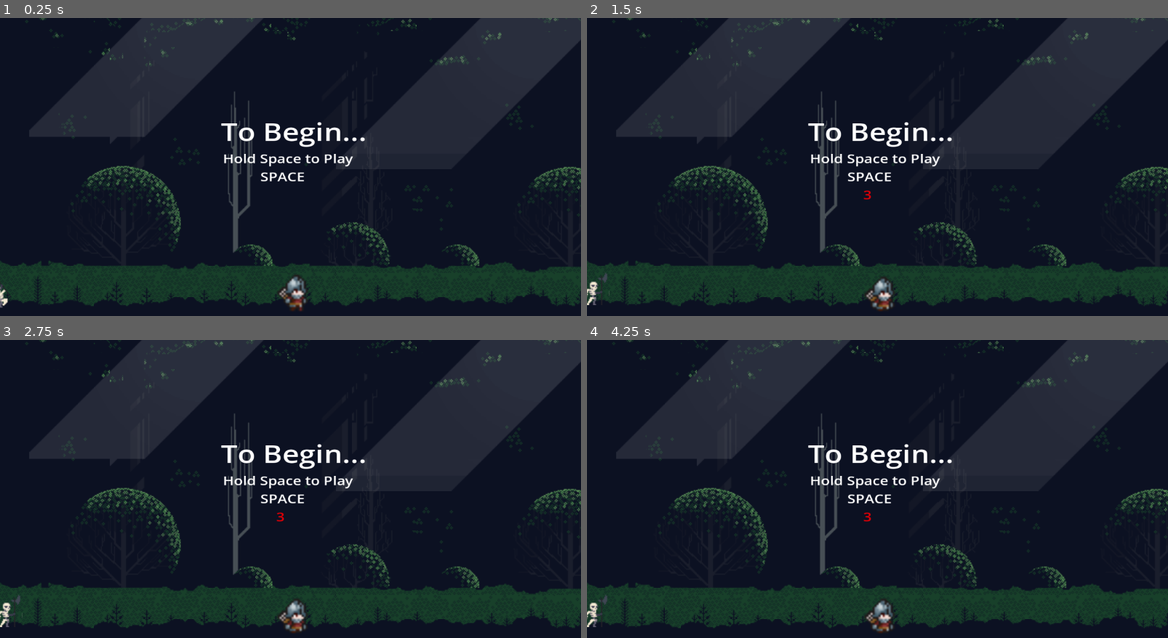
Above: before the commit, frames 1-4 (two rows, left to right).
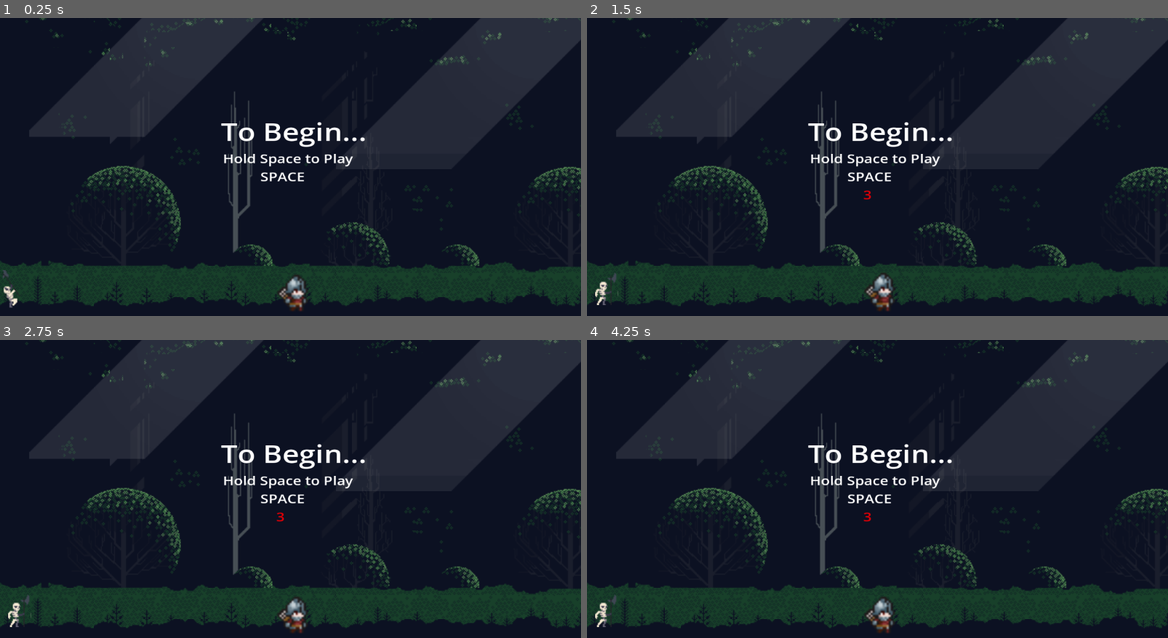
Above: after the commit, the same moments.

Repository: Peterb15/OneButtonGame
Game: Godot game, scene res://main.tscn
Same seed, same stepped clock (60 frames per second), same inputs: the game is played once before the commit and once after it.
Inputs:
- Up to frame 1 (0.25 s): no input
- Up to frame 2 (1.5 s): tap Enter (ui_accept) at 0.5, 1.35 s; hold Enter (ui_accept) 0.53-1.28 s; tap Space (ui_select) at 0.6 s
- Up to frame 3 (2.75 s): tap Enter (ui_accept) at 1.52, 1.82 s; tap Space (ui_select) at 1.55, 2.1 s; hold Enter (ui_accept) from 2.03 s (still down)
- Up to frame 4 (4.25 s): release Enter (ui_accept) at 2.78 s; tap Space (ui_select) at 2.85 s; tap Enter (ui_accept) at 3.02, 3.32 s; hold Enter (ui_accept) from 3.53 s (still down)

The runs differ from the first frame. In frame 1, 0.2% of the frame differs, in the area x 0-4%, y 84-98%; in frame 2, 0.6%, in the area x 0-53%, y 85-99%; in frame 3, 0.5%; in frame 4, 0.5%.

Commit message:
completed animations and added music and SFX

Diff:
--- /dev/null
+++ b/Mixer.tres
@@ -0,0 +1,15 @@
+[gd_resource type="AudioBusLayout" format=3 uid="uid://cb6i8xf0yrnwl"]
+
+[resource]
+bus/1/name = &"Music"
+bus/1/solo = false
+bus/1/mute = false
+bus/1/bypass_fx = false
+bus/1/volume_db = -12.9785
+bus/1/send = &"Master"
+bus/2/name = &"SFX"
+bus/2/solo = false
+bus/2/mute = false
+bus/2/bypass_fx = false
+bus/2/volume_db = -0.328256
+bus/2/send = &"Master"
--- a/main.gd
+++ b/main.gd
@@ -8,18 +8,26 @@
 var death = false
 var victory = false
 
+
 func _process(delta):
 	if Input.is_action_pressed("ui_accept") && begin == true: # "ui_accept" is mapped to space bar by default
+		#if $Countdown_SFX.playing == false:
+			#$Countdown_SFX.play()
 		if $Camera2D/Countdown.visible == false:
 			$Camera2D/Countdown.visible = true
 		if space_hold_time >= 1.0 && space_hold_time < 2.0:
 			$Camera2D/Countdown.text = "2"
+		if $Countdown_SFX.playing == false:
+			$Countdown_SFX.play()
 		if space_hold_time >= 2.0 && space_hold_time < 3.0:
 			$Camera2D/Countdown.text = "1"
+			if $Countdown_SFX.playing == false:
+				$Countdown_SFX.play()
 		space_hold_time  += delta
 		print(space_hold_time)
 		if space_hold_time >= hold_duration:
 			$Camera2D/Countdown.text = "3"
+			$Start_SFX.play()
 			print("Space bar held for 3 seconds")
 			space_hold_time = 0.0 # Reset or handle as needed
 			$Camera2D/Begin.visible = false
@@ -31,16 +39,23 @@
 			begin = false
 			$Camera2D/AnimationPlayer.play("camera_movement")
 			$Camera2D/Countdown.visible = false
+			$Idle_Music.stop()
+			$Run_Music.play()
 	elif Input.is_action_pressed("ui_accept") && defeat == true: # "ui_accept" is mapped to space bar by default
 		if $Camera2D/Countdown.visible == false:
 			$Camera2D/Countdown.visible = true
 		if space_hold_time >= 1.0 && space_hold_time < 2.0:
 			$Camera2D/Countdown.text = "2"
+			if $Countdown_SFX.playing == false:
+				$Countdown_SFX.play()
 		if space_hold_time >= 2.0 && space_hold_time < 3.0:
 			$Camera2D/Countdown.text = "1"
+			if $Countdown_SFX.playing == false:
+				$Countdown_SFX.play()
 		space_hold_time  += delta
 		print(space_hold_time)
 		if space_hold_time >= hold_duration:
+			$Start_SFX.play()
 			$Camera2D/Countdown.text = "3"
 			get_tree().reload_current_scene()
 			defeat = false
@@ -49,22 +64,29 @@
 			$Camera2D/Countdown.visible = true
 		if space_hold_time >= 1.0 && space_hold_time < 2.0:
 			$Camera2D/Countdown.text = "2"
+			if $Countdown_SFX.playing == false:
+				$Countdown_SFX.play()
 		if space_hold_time >= 2.0 && space_hold_time < 3.0:
 			$Camera2D/Countdown.text = "1"
+			if $Countdown_SFX.playing == false:
+				$Countdown_SFX.play()
 		space_hold_time  += delta
 		print(space_hold_time)
 		if space_hold_time >= hold_duration:
+			$Start_SFX.play()
 			$Camera2D/Countdown.text = "3"
 			victory = false
 			get_tree().reload_current_scene()
 	else:
 		space_hold_time = 0.0 # Reset when the key is released
+		$Camera2D/Countdown.text = "3"
 
 	if($Player.hp == 0):
 		defeat = true
 		$Camera2D/AnimationPlayer.pause()
 		if death == false:
 			$Player/AnimatedSprite2D.play("death")
+			$Player_Death.play()
 			death = true
 			$deathTimer.start()
 
@@ -73,11 +95,19 @@
 		$Camera2D/Defeat.visible = true
 		$Camera2D/Instructions.visible = true
 		$Camera2D/Space.visible = true
+		if $Run_Music.playing == true:
+			$Run_Music.stop()
+			await $Run_Music.playing == false
+			$Idle_Music.play(0.0)
 
 	if victory == true:
 		$Camera2D/Victory.visible = true
 		$Camera2D/Instructions.visible = true
 		$Camera2D/Space.visible = true
+		if $Run_Music.playing == true:
+			$Run_Music.stop()
+			$Idle_Music.play()
+
 
 
 func _on_death_timer_timeout() -> void:
@@ -92,4 +122,6 @@
 		victory = true
 		$Skeleton.enemy_chase_speed = 0
 		$Player.move_speed = 4000
+		$Skeleton/AnimatedSprite2D.play("default")
+		$Victory_SFX.play()
 	pass # Replace with function body.
--- a/main.tscn
+++ b/main.tscn
@@ -1,10 +1,31 @@
-[gd_scene load_steps=10 format=3 uid="uid://c2k6bm4a6icjm"]
+[gd_scene load_steps=16 format=3 uid="uid://c2k6bm4a6icjm"]
 
 [ext_resource type="PackedScene" uid="uid://c7wkv2fy1g82o" path="res://scenes/Player.tscn" id="1_vb14k"]
 [ext_resource type="Script" path="res://main.gd" id="1_ydauw"]
 [ext_resource type="PackedScene" uid="uid://dmq3rkidytpfr" path="res://scenes/Ground.tscn" id="2_m6wnl"]
 [ext_resource type="PackedScene" uid="uid://uugqmiym0vev" path="res://scenes/forest.tscn" id="3_xc7pq"]
 [ext_resource type="PackedScene" uid="uid://cea171bvv5f7q" path="res://scenes/skeleton.tscn" id="4_2dytc"]
+[ext_resource type="AudioStream" uid="uid://lkx3jqcd54dg" path="res://assets/Minifantasy_Dungeon_Music/Music/Goblins_Den_(Regular).wav" id="6_btyu5"]
+[ext_resource type="AudioStream" uid="uid://cc2ihuhuv5pnh" path="res://assets/SFX_Used/01_chest_open_2.wav" id="6_ent6u"]
+[ext_resource type="AudioStream" uid="uid://ds5x14ug2qgbj" path="res://assets/SFX_Used/02_chest_close_1.wav" id="7_48uc8"]
+[ext_resource type="AudioStream" uid="uid://bl8uro7lp0egm" path="res://assets/Minifantasy_Dungeon_Music/Music/Goblins_Dance_(Battle).wav" id="7_yuco8"]
+[ext_resource type="AudioStream" uid="uid://c0wulcrerp5av" path="res://assets/SFX_Used/14_human_death_spin.wav" id="10_th0ji"]
+[ext_resource type="AudioStream" uid="uid://ijvhbsw6qupl" path="res://assets/SFX_Used/brass-fanfare-reverberated-146263.mp3" id="11_8clox"]
+
+[sub_resource type="Animation" id="Animation_emgrh"]
+length = 0.001
+tracks/0/type = "value"
+tracks/0/imported = false
+tracks/0/enabled = true
+tracks/0/path = NodePath(".:position")
+tracks/0/interp = 1
+tracks/0/loop_wrap = true
+tracks/0/keys = {
+"times": PackedFloat32Array(0),
+"transitions": PackedFloat32Array(1),
+"update": 0,
+"values": [Vector2(157, -19)]
+}
 
 [sub_resource type="Animation" id="Animation_vaa23"]
 resource_name = "camera_movement"
@@ -20,21 +41,6 @@
 "transitions": PackedFloat32Array(1, 1),
 "update": 0,
 "values": [Vector2(157, -19), Vector2(2360, -19)]
-}
-
-[sub_resource type="Animation" id="Animation_emgrh"]
-length = 0.001
-tracks/0/type = "value"
-tracks/0/imported = false
-tracks/0/enabled = true
-tracks/0/path = NodePath(".:position")
-tracks/0/interp = 1
-tracks/0/loop_wrap = true
-tracks/0/keys = {
-"times": PackedFloat32Array(0),
-"transitions": PackedFloat32Array(1),
-"update": 0,
-"values": [Vector2(157, -19)]
 }
 
 [sub_resource type="AnimationLibrary" id="AnimationLibrary_fjmw1"]
@@ -62,7 +68,7 @@
 position = Vector2(250, 70)
 
 [node name="Skeleton" parent="." instance=ExtResource("4_2dytc")]
-position = Vector2(-122, -12)
+position = Vector2(-112, -12)
 
 [node name="Camera2D" type="Camera2D" parent="."]
 position = Vector2(157, -19)
@@ -146,5 +152,35 @@
 position = Vector2(-38.5, 0)
 shape = SubResource("RectangleShape2D_jrshw")
 
+[node name="Idle_Music" type="AudioStreamPlayer2D" parent="."]
+stream = ExtResource("6_btyu5")
+autoplay = true
+bus = &"Music"
+
+[node name="Run_Music" type="AudioStreamPlayer2D" parent="."]
+stream = ExtResource("7_yuco8")
+bus = &"Music"
+
+[node name="Start_SFX" type="AudioStreamPlayer2D" parent="."]
+position = Vector2(0.000244141, -1.90735e-06)
+stream = ExtResource("7_48uc8")
+volume_db = 1.0
+bus = &"SFX"
+
+[node name="Countdown_SFX" type="AudioStreamPlayer2D" parent="."]
+position = Vector2(0.000244141, -1.90735e-06)
+stream = ExtResource("6_ent6u")
+volume_db = 1.0
+bus = &"SFX"
+
+[node name="Player_Death" type="AudioStreamPlayer2D" parent="."]
+position = Vector2(0.000244141, -1.90735e-06)
+stream = ExtResource("10_th0ji")
+bus = &"SFX"
+
+[node name="Victory_SFX" type="AudioStreamPlayer2D" parent="."]
+stream = ExtResource("11_8clox")
+bus = &"Music"
+
 [connection signal="timeout" from="deathTimer" to="." method="_on_death_timer_timeout"]
 [connection signal="body_entered" from="VictoryDetection" to="." method="_on_victory_detection_body_entered"]
--- a/project.godot
+++ b/project.godot
@@ -15,6 +15,10 @@
 config/features=PackedStringArray("4.3", "GL Compatibility")
 config/icon="res://icon.svg"
 
+[audio]
+
+buses/default_bus_layout=""
+
 [dotnet]
 
 project/assembly_name="OneButtonGame"
--- a/scenes/Player.tscn
+++ b/scenes/Player.tscn
@@ -1,9 +1,10 @@
-[gd_scene load_steps=26 format=3 uid="uid://c7wkv2fy1g82o"]
+[gd_scene load_steps=27 format=3 uid="uid://c7wkv2fy1g82o"]
 
 [ext_resource type="Script" path="res://scripts/player.gd" id="1_37k4i"]
 [ext_resource type="Texture2D" uid="uid://7fsita5b1glv" path="res://assets/Tiny RPG Character Asset Pack v1.03 -Free Soldier&Orc/Characters(100x100)/Soldier/Soldier/Soldier-Death.png" id="2_t2x2a"]
 [ext_resource type="Texture2D" uid="uid://btmhp1afew3fu" path="res://assets/Tiny RPG Character Asset Pack v1.03 -Free Soldier&Orc/Characters(100x100)/Soldier/Soldier/Soldier.png" id="2_wxda7"]
 [ext_resource type="Texture2D" uid="uid://bb7yr5o2kn8ht" path="res://assets/Tiny RPG Character Asset Pack v1.03 -Free Soldier&Orc/Characters(100x100)/Soldier/Soldier/Soldier-Walk.png" id="3_6y0rw"]
+[ext_resource type="AudioStream" uid="uid://boumyns5bkay2" path="res://assets/SFX_Used/15_human_dash_1.wav" id="5_f5nhb"]
 
 [sub_resource type="RectangleShape2D" id="RectangleShape2D_fs1kr"]
 size = Vector2(53, 74)
@@ -183,4 +184,10 @@
 frame = 3
 frame_progress = 1.0
 
+[node name="Player_Running" type="AudioStreamPlayer2D" parent="."]
+stream = ExtResource("5_f5nhb")
+volume_db = -3.0
+pitch_scale = 2.03
+bus = &"SFX"
+
 [connection signal="timeout" from="Timer" to="." method="_on_timer_timeout"]
--- a/scenes/skeleton.tscn
+++ b/scenes/skeleton.tscn
@@ -1,9 +1,11 @@
-[gd_scene load_steps=50 format=3 uid="uid://cea171bvv5f7q"]
+[gd_scene load_steps=52 format=3 uid="uid://cea171bvv5f7q"]
 
 [ext_resource type="Script" path="res://scripts/skeleton.gd" id="1_t0sfo"]
 [ext_resource type="Texture2D" uid="uid://bbrcam0jf0prb" path="res://assets/Skeleton/Sprite Sheets/Skeleton Idle.png" id="2_7tlwl"]
 [ext_resource type="Texture2D" uid="uid://c6wy6r2bpxme2" path="res://assets/Skeleton/Sprite Sheets/Skeleton Attack.png" id="3_575f0"]
 [ext_resource type="Texture2D" uid="uid://cl5td3kd1g42w" path="res://assets/Skeleton/Sprite Sheets/Skeleton Walk.png" id="4_ttv6g"]
+[ext_resource type="AudioStream" uid="uid://xo0dkyfcd17r" path="res://assets/SFX_Used/19_orc_charging_loop.wav" id="5_ac2xn"]
+[ext_resource type="AudioStream" uid="uid://crylqvd0h7qqp" path="res://assets/SFX_Used/20_orc_special_atk.wav" id="6_64jdg"]
 
 [sub_resource type="RectangleShape2D" id="RectangleShape2D_15rns"]
 size = Vector2(22, 33)
@@ -331,9 +333,10 @@
 shape = SubResource("RectangleShape2D_15rns")
 
 [node name="AnimatedSprite2D" type="AnimatedSprite2D" parent="."]
-position = Vector2(1, -7)
+position = Vector2(0.5, -7)
+scale = Vector2(0.958333, 1)
 sprite_frames = SubResource("SpriteFrames_ho76v")
-animation = &"hit"
+frame_progress = 0.529726
 
 [node name="DetectionRange" type="Area2D" parent="."]
 position = Vector2(5, 1)
@@ -345,5 +348,15 @@
 position = Vector2(-4, -4)
 shape = SubResource("CircleShape2D_cvtd8")
 
+[node name="Skeleton_Moving" type="AudioStreamPlayer2D" parent="."]
+stream = ExtResource("5_ac2xn")
+volume_db = 1.0
+pitch_scale = 0.9
+bus = &"SFX"
+
+[node name="Skeleton_Attack" type="AudioStreamPlayer2D" parent="."]
+stream = ExtResource("6_64jdg")
+bus = &"SFX"
+
 [connection signal="area_entered" from="DetectionRange" to="." method="_on_detection_range_area_entered"]
 [connection signal="body_entered" from="DetectionRange" to="." method="_on_detection_range_body_entered"]
--- a/scripts/player.gd
+++ b/scripts/player.gd
@@ -10,7 +10,9 @@
 		print("Move Speed: ")
 		print(move_speed)
 		velocity.x = move_speed
-		$AnimatedSprite2D.play("running")
+		if move_speed != 0:
+			$Player_Running.play()
+			$AnimatedSprite2D.play("running")
 	else:
 		velocity.x = 0
 
--- a/scripts/skeleton.gd
+++ b/scripts/skeleton.gd
@@ -12,7 +12,8 @@
 		velocity.x = enemy_chase_speed
 		move_and_slide()
 		$AnimatedSprite2D.play("moving_right")
-
+		if $Skeleton_Moving.playing != true:
+			$Skeleton_Moving.play()
 
 func _on_detection_range_area_entered(area: Area2D) -> void:
 
@@ -28,6 +29,8 @@
 
 func _on_detection_range_body_entered(body: Node2D) -> void:
 	$AnimatedSprite2D.play("hit")
+	$Skeleton_Moving.stop()
+	$Skeleton_Attack.play()
 	var player = $DetectionRange.get_overlapping_bodies()
 	if (body.is_in_group("player")):
 		print(body)
Not shown, added: assets/Minifantasy_Dungeon_Music/Acknowledgements.txt
Not shown, added: assets/Minifantasy_Dungeon_Music/Licensing.txt
Not shown, added: assets/Minifantasy_Dungeon_Music/Music/Goblins_Dance_(Battle).wav.import
Not shown, added: assets/Minifantasy_Dungeon_Music/Music/Goblins_Den_(Regular).wav.import
Not shown, added: assets/SFX_Used/01_chest_open_2.wav.import
Not shown, added: assets/SFX_Used/02_chest_close_1.wav.import
Not shown, added: assets/SFX_Used/14_human_death_spin.wav.import
Not shown, added: assets/SFX_Used/15_human_dash_1.wav.import
Not shown, added: assets/SFX_Used/19_orc_charging_loop.wav.import
Not shown, added: assets/SFX_Used/20_orc_special_atk.wav.import
Not shown, added: assets/SFX_Used/brass-fanfare-reverberated-146263.mp3.import
Not shown, added: assets/Minifantasy_Dungeon_Music/Music/Goblins_Dance_(Battle).wav
(and 9 more such lines)
